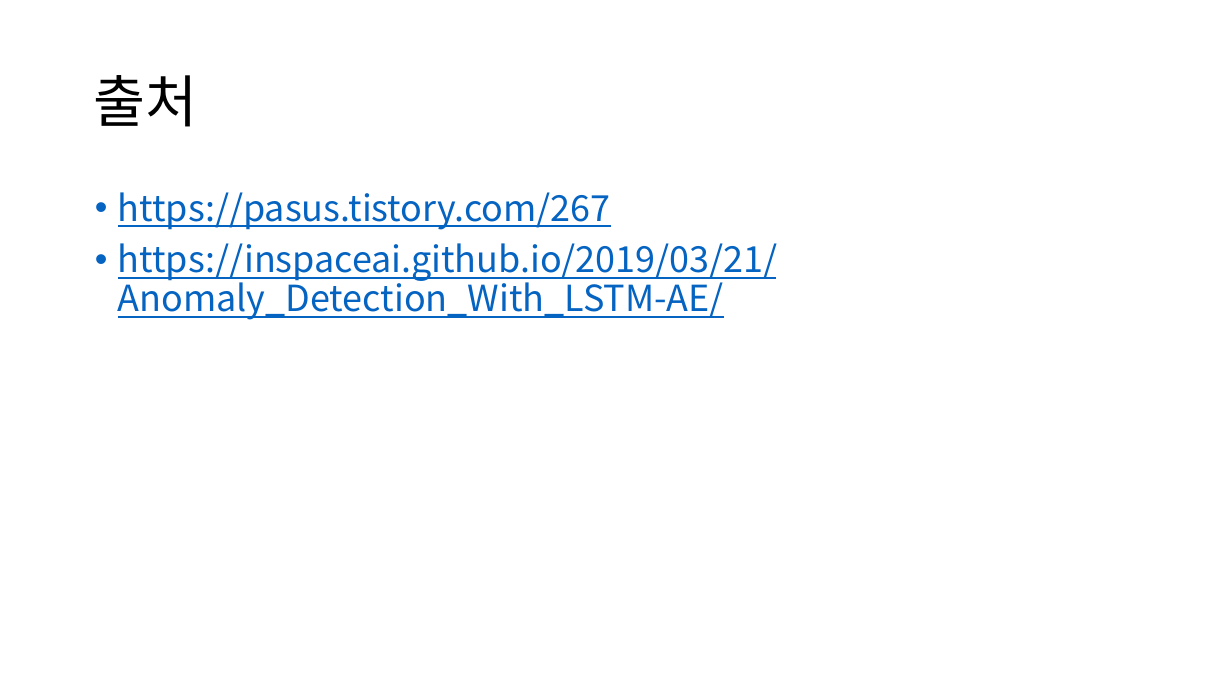
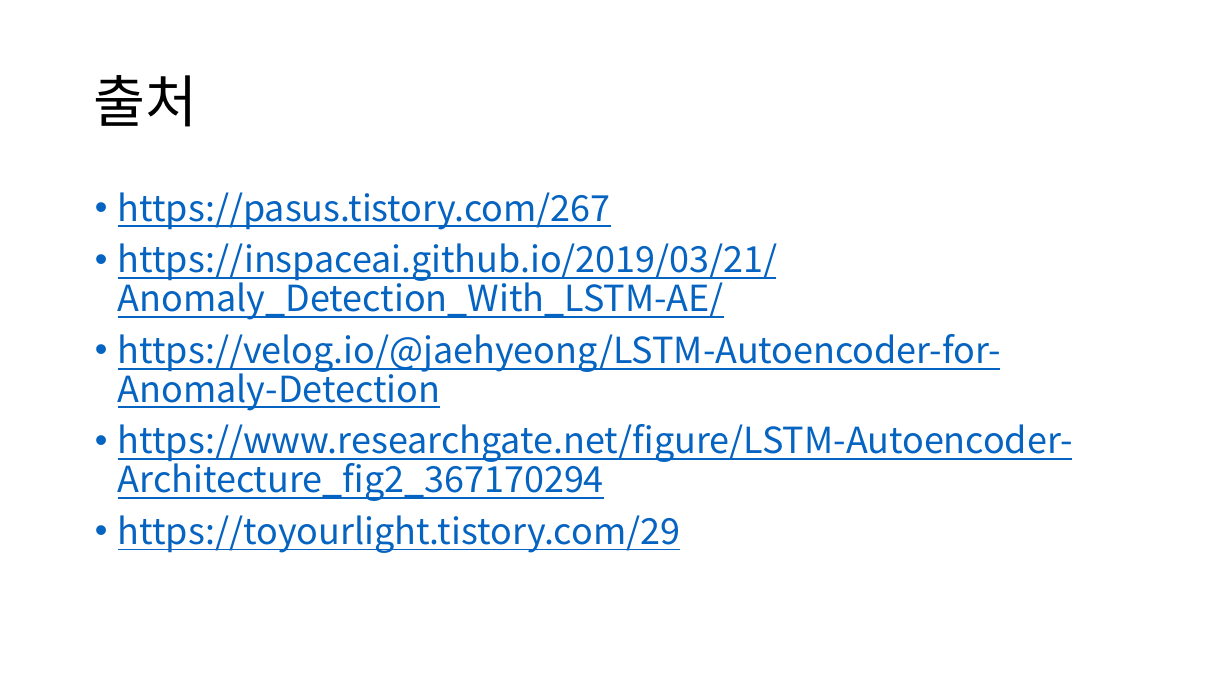
Before and after one commit to Noaplex/capstone, a slide deck: slide 16 of 캡스톤디자인 3주차.pptx (slide 9 before the commit). Drawn at 1232x693 pixels with LibreOffice and Linux fonts; fonts in the diff are those of the drawing. Boxes give left, top, right and bottom in pixels: in the first picture for what was removed or moved away, otherwise in the second. Text is boxed around its words. In the diff, an @@ line names an element or a change of style, - is before the commit and + after.

```diff
--- a/캡스톤디자인 3주차.pptx
+++ b/캡스톤디자인 3주차.pptx
@@ text at [118, 334, 1073, 553]: paragraphs added @@
+• https://velog.io/@jaehyeong/LSTM-Autoencoder-for-Anomaly-Detection
+• https://www.researchgate.net/figure/LSTM-Autoencoder-Architecture_fig2_367170294
+• https://toyourlight.tistory.com/29
```
Also in this commit, not shown: 2 other slides changed, 7 slides added.
